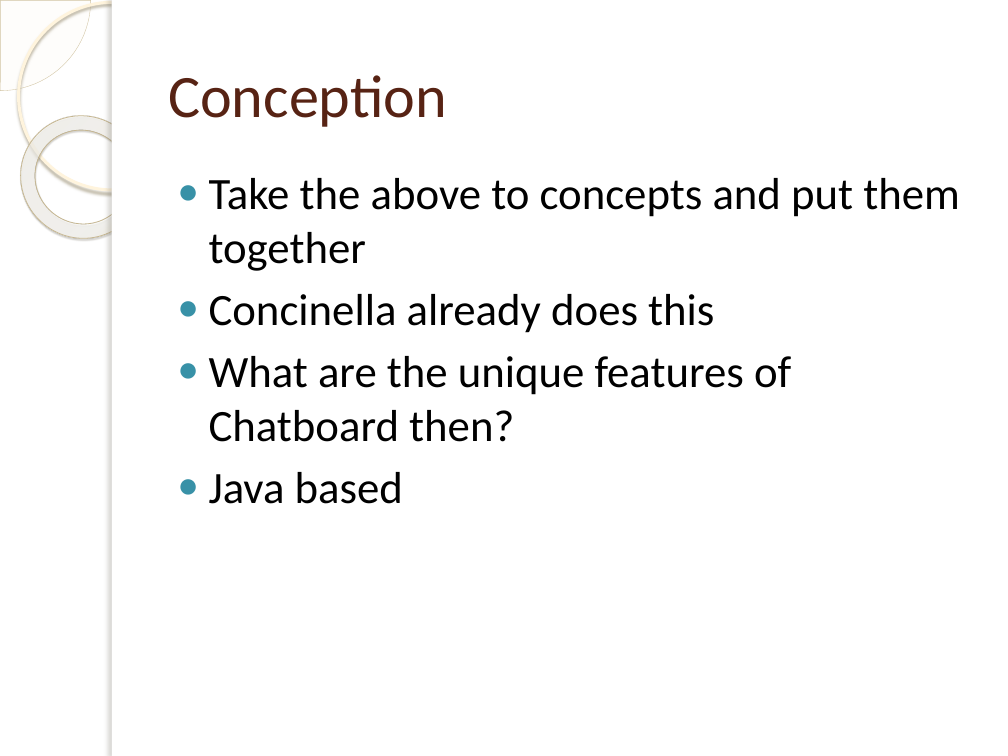
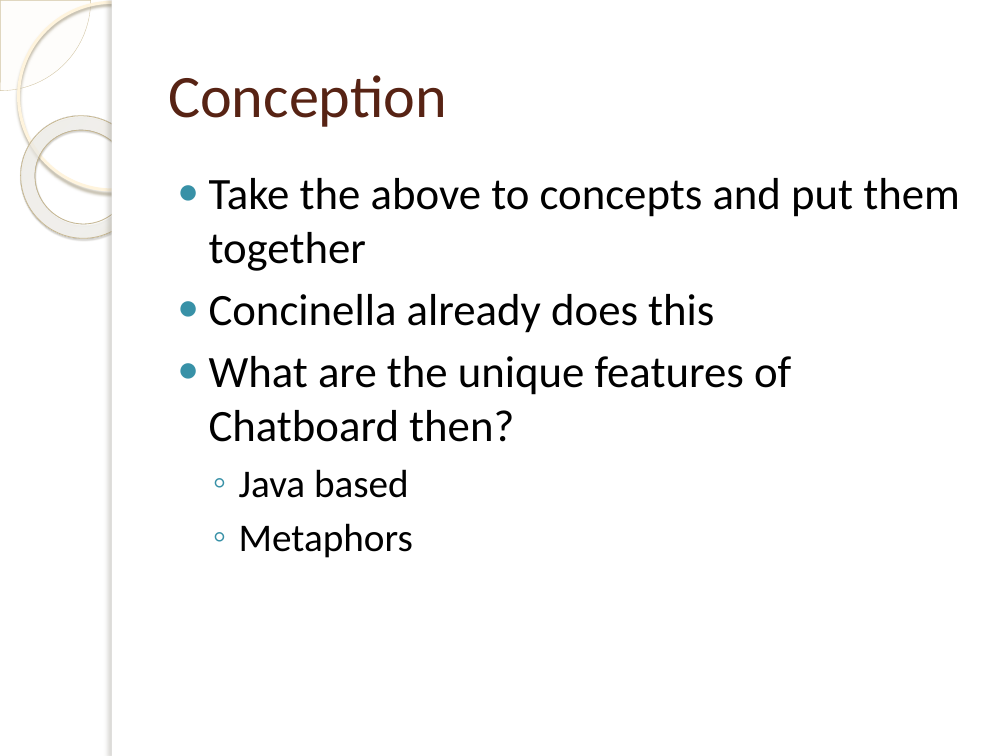
Before and after one commit to micphijus/eecs393whiteboard, a slide deck: slide 3 of Docs/Chatboard Build 1.pptx. Drawn at 1008x756 pixels with LibreOffice and Linux fonts; fonts in the diff are those of the drawing; background and template pictures are left out. Boxes give left, top, right and bottom in pixels: in the first picture for what was removed or moved away, otherwise in the second. Text is boxed around its words. In the diff, an @@ line names an element or a change of style, - is before the commit and + after.

```diff
--- a/Docs/Chatboard Build 1.pptx
+++ b/Docs/Chatboard Build 1.pptx
@@ text at (x1=239, y1=469, x2=409, y2=498): size 32 to 28 pt in "Java based"; bullet ● to ◦; list level 1 to 2 in "Java based" @@
@@ text at (x1=239, y1=523, x2=413, y2=558): paragraph added @@
+  ◦ Metaphors
```
Also in this commit, not shown: 1 other slide changed, 2 slides added.
